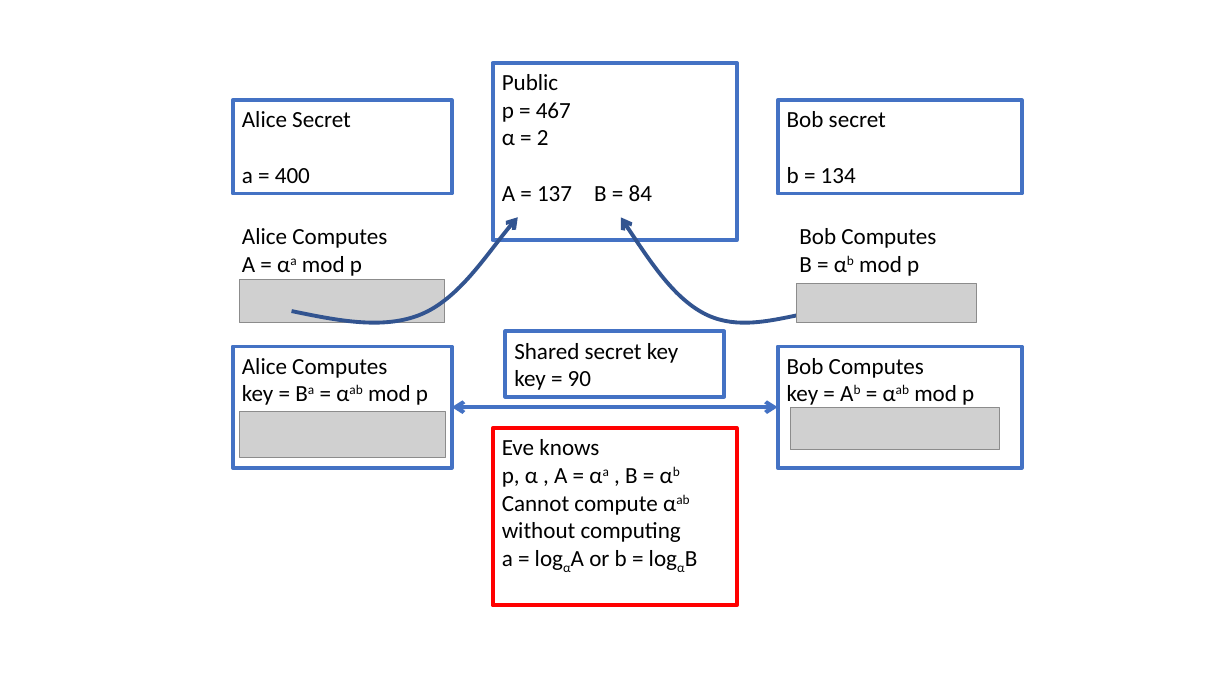
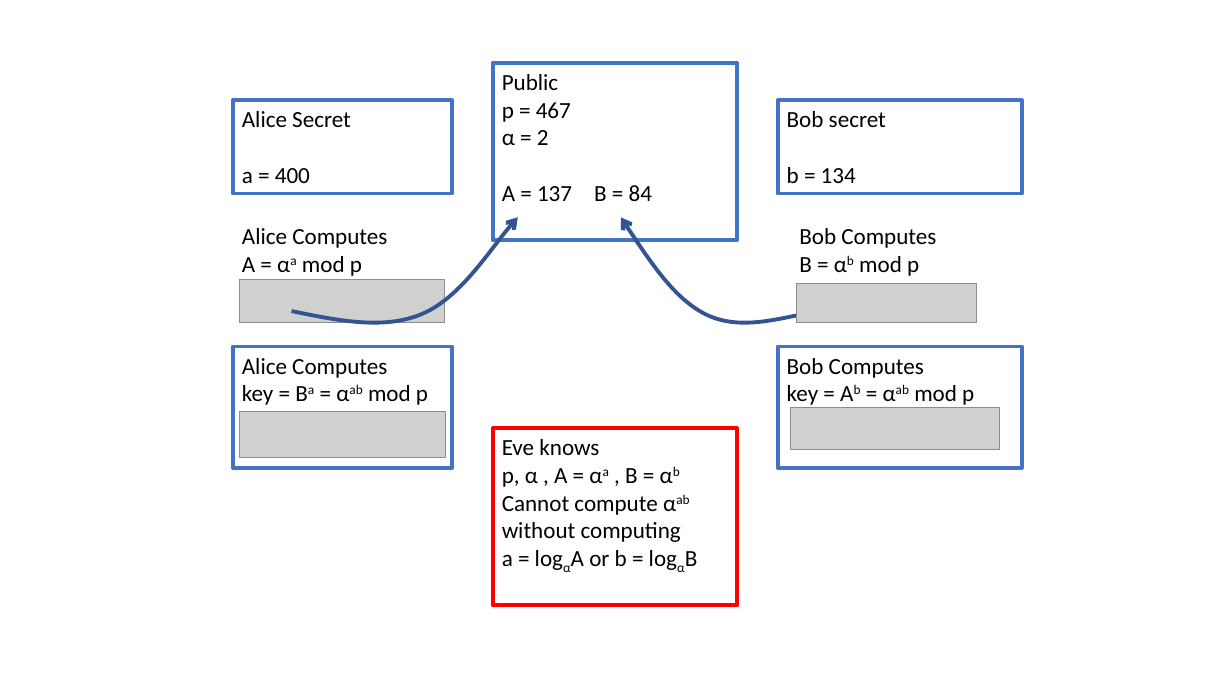
Before and after one commit to john-r2/CyberSec-Modules, a slide deck: slide 8 of 6.Crypto/Cryptology6-Diffie-Hellman-LESS-MATH.pptx. Drawn at 1232x693 pixels with LibreOffice and Linux fonts; fonts in the diff are those of the drawing; grey boxes stand for pictures. Boxes give left, top, right and bottom in pixels: in the first picture for what was removed or moved away, otherwise in the second. Text is boxed around its words. In the diff, an @@ line names an element or a change of style, - is before the commit and + after.

```diff
--- a/6.Crypto/Cryptology6-Diffie-Hellman-LESS-MATH.pptx
+++ b/6.Crypto/Cryptology6-Diffie-Hellman-LESS-MATH.pptx
@@ rectangle removed at [506, 332, 725, 397] @@
-Shared secret key
-key = 90
@@ double arrow removed from (452, 408) to (778, 408) @@
```
Also in this commit, not shown: 1 other slide changed, 1 slide added, 21 other files.
